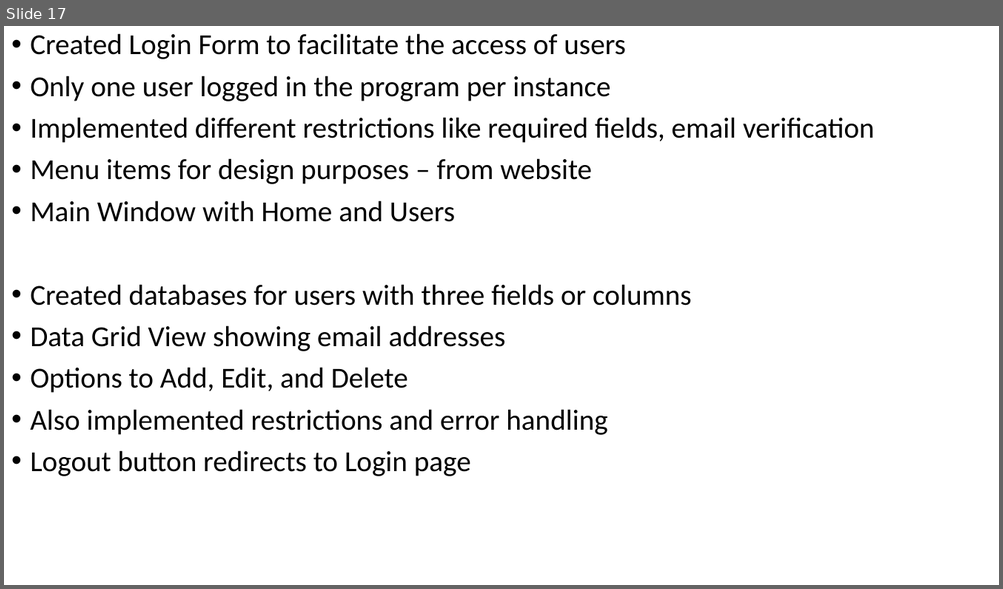
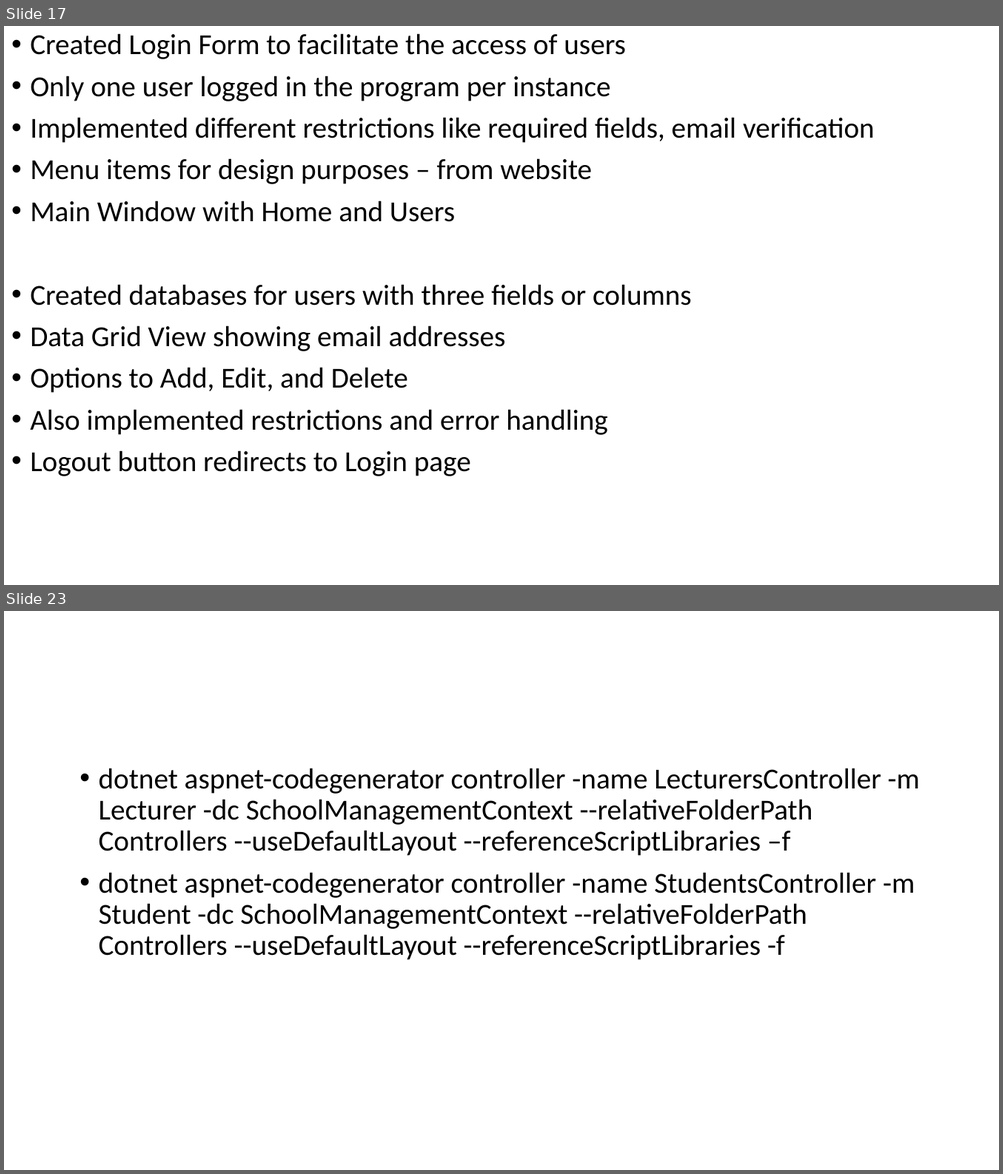
Before and after one commit to benicastro/internship-software-engineer, a slide deck: Serving Intel.pptx. Shown one above the other, each under a label of ours: slide 17 before the commit, slides 17 and 23 after it; the slides between them are not shown. The pictures are 1003x589 and 1003x1174 pixels, drawn with LibreOffice and Linux fonts; fonts in the diff are those of the drawing. Boxes give left, top, right and bottom in pixels: in the first picture for what was removed or moved away, otherwise in the second. Text is boxed around its words. In the diff, an @@ line names an element or a change of style, - is before the commit and + after.

```diff
--- a/Serving Intel.pptx
+++ b/Serving Intel.pptx
@@ slide 23 added at (4, 611, 999, 1170), background #FFFFFF @@
@@ text added at (99, 768, 919, 960), 28 pt, text #000000 @@
+• dotnet aspnet-codegenerator controller -name LecturersController -m Lecturer -dc SchoolManagementContext --relativeFolderPath Controllers --useDefaultLayout --referenceScriptLibraries –f
+• dotnet aspnet-codegenerator controller -name StudentsController -m Student -dc SchoolManagementContext --relativeFolderPath Controllers --useDefaultLayout --referenceScriptLibraries -f
```
Also in this commit, not shown: 2 slides changed, 7 other slides added, 1 slide removed, 19 other files.
